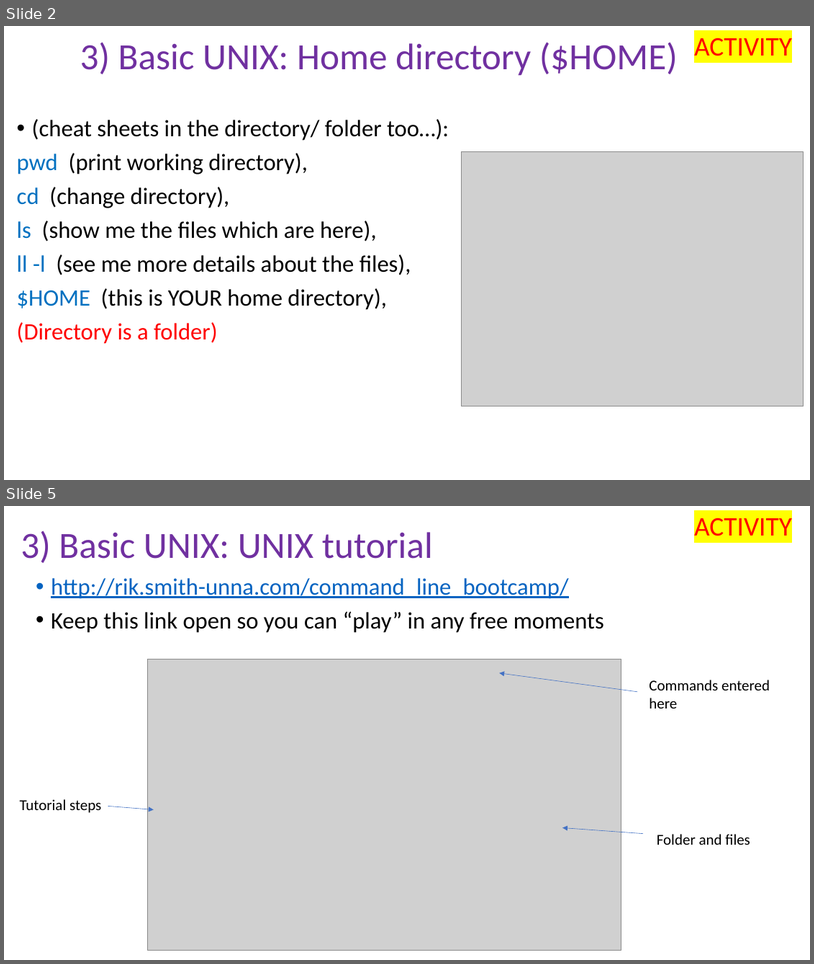
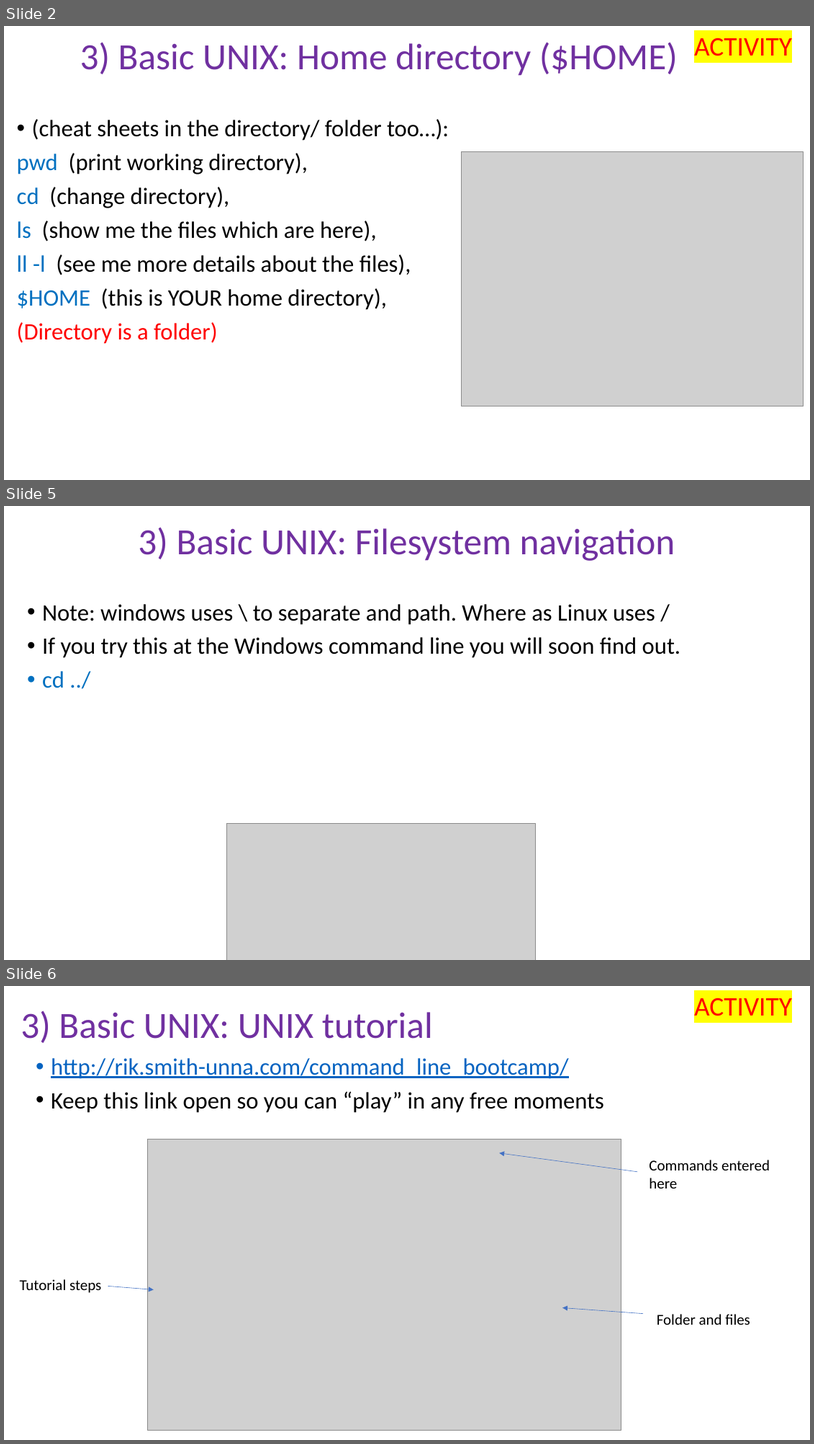
Before and after one commit to peterthorpe5/Sys_admin, a slide deck: cluster_course/powerpoint/3_basic_UNIX.pptx. Shown one above the other, each under a label of ours: slides 2 and 5 before the commit, slides 2, 5 and 6 after it; the slides between them are not shown. The pictures are 814x964 and 814x1444 pixels, drawn with LibreOffice and Linux fonts; fonts in the diff are those of the drawing; grey boxes stand for pictures. Boxes give left, top, right and bottom in pixels: in the first picture for what was removed or moved away, otherwise in the second. Text is boxed around its words. In the diff, an @@ line names an element or a change of style, - is before the commit and + after.

```diff
--- a/cluster_course/powerpoint/3_basic_UNIX.pptx
+++ b/cluster_course/powerpoint/3_basic_UNIX.pptx
@@ slide 5 added at box(4, 506, 810, 960), background #FFFFFF @@
@@ title added at box(138, 527, 676, 561), 44 pt, text #7030A0 @@
+3) Basic UNIX: Filesystem navigation
@@ text added at box(42, 604, 681, 688), 28 pt, text #000000 @@
+• Note: windows uses \ to separate and path. Where as Linux uses /
+• If you try this at the Windows command line you will soon find out.
+• cd ../
@@ picture added at box(226, 824, 536, 960) @@
@@ what was slide 5 is now slide 6 @@
```
Also in this commit, not shown: 5 slides changed, 1 other file.
